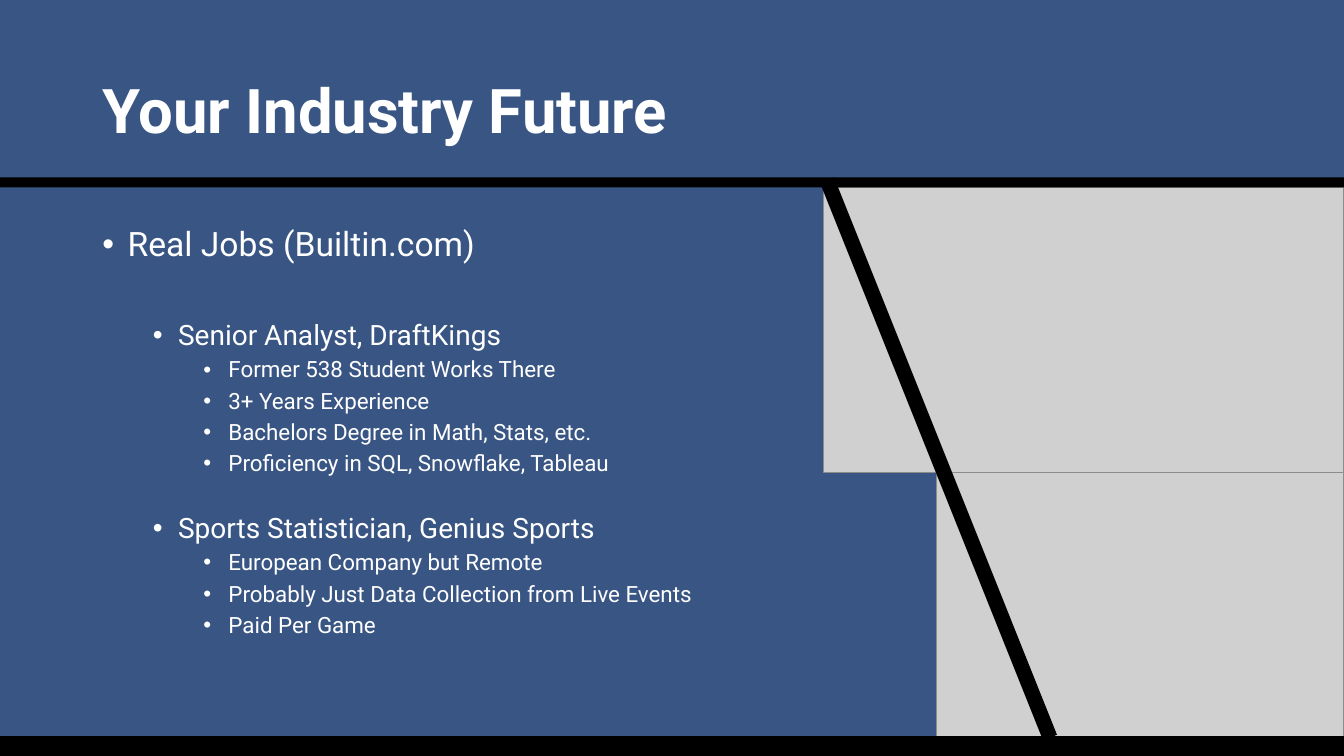
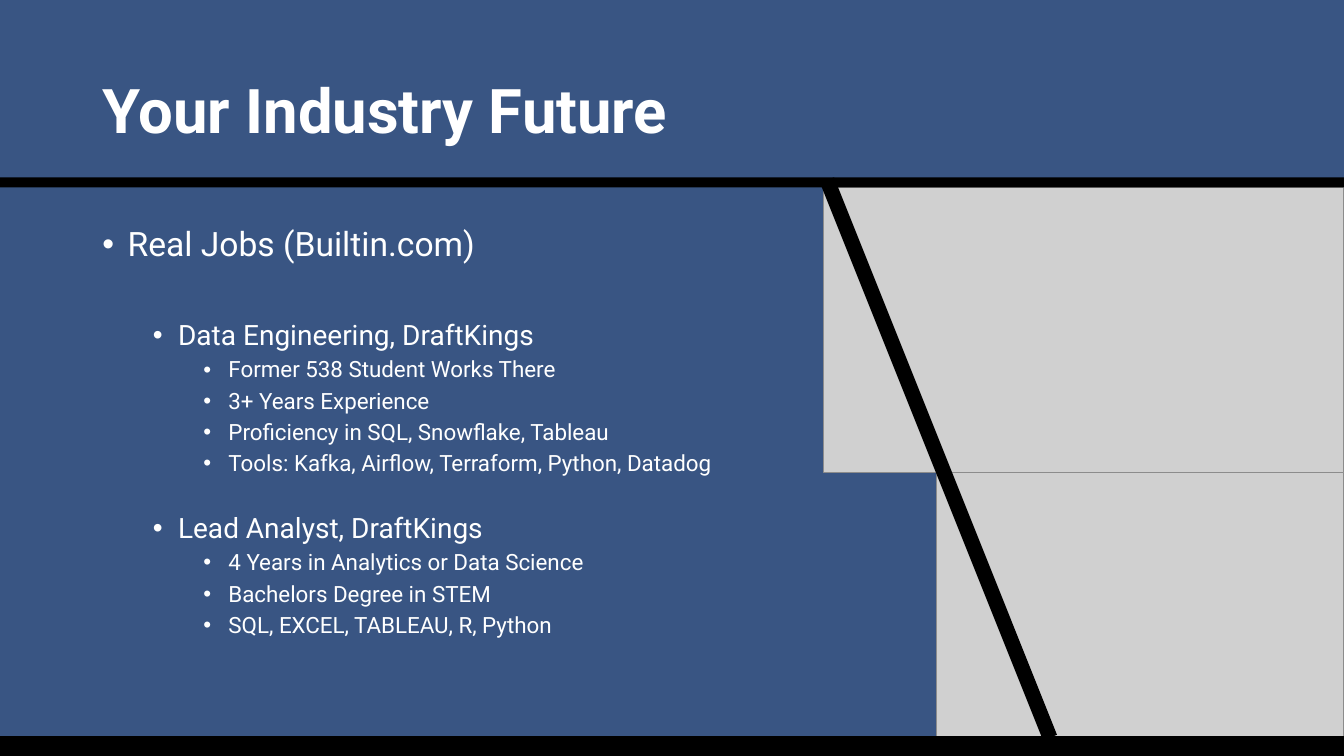
Before and after one commit to SuperMarioGiacomazzo/STOR538_WEBSITE, a slide deck: slide 18 of Slides/Sports Analytics 3/Sports_Analytics_3_Lecture.pptx (slide 19 before the commit). Drawn at 1344x756 pixels with LibreOffice and Linux fonts; fonts in the diff are those of the drawing; grey boxes stand for pictures. Boxes give left, top, right and bottom in pixels: in the first picture for what was removed or moved away, otherwise in the second. Text is boxed around its words. In the diff, an @@ line names an element or a change of style, - is before the commit and + after.

```diff
--- a/Slides/Sports Analytics 3/Sports_Analytics_3_Lecture.pptx
+++ b/Slides/Sports Analytics 3/Sports_Analytics_3_Lecture.pptx
@@ text at (178,323,534,351): text changed @@
-  • Senior Analyst, DraftKings
+  • Data Engineering, DraftKings
@@ text at (228,423,592,445): paragraph removed @@
-    • Bachelors Degree in Math, Stats, etc.
@@ text at (178,454,711,638): text changed @@
-  • Sports Statistician, Genius Sports
-    • European Company but Remote
-    • Probably Just Data Collection from Live Events
-    • Paid Per Game
+    • Tools: Kafka, Airflow, Terraform, Python, Datadog
+  • Lead Analyst, DraftKings
+    • 4 Years in Analytics or Data Science
+    • Bachelors Degree in STEM
+    • SQL, EXCEL, TABLEAU, R, Python
```
Also in this commit, not shown: 8 other slides changed, 1 slide added, 3 other files.
